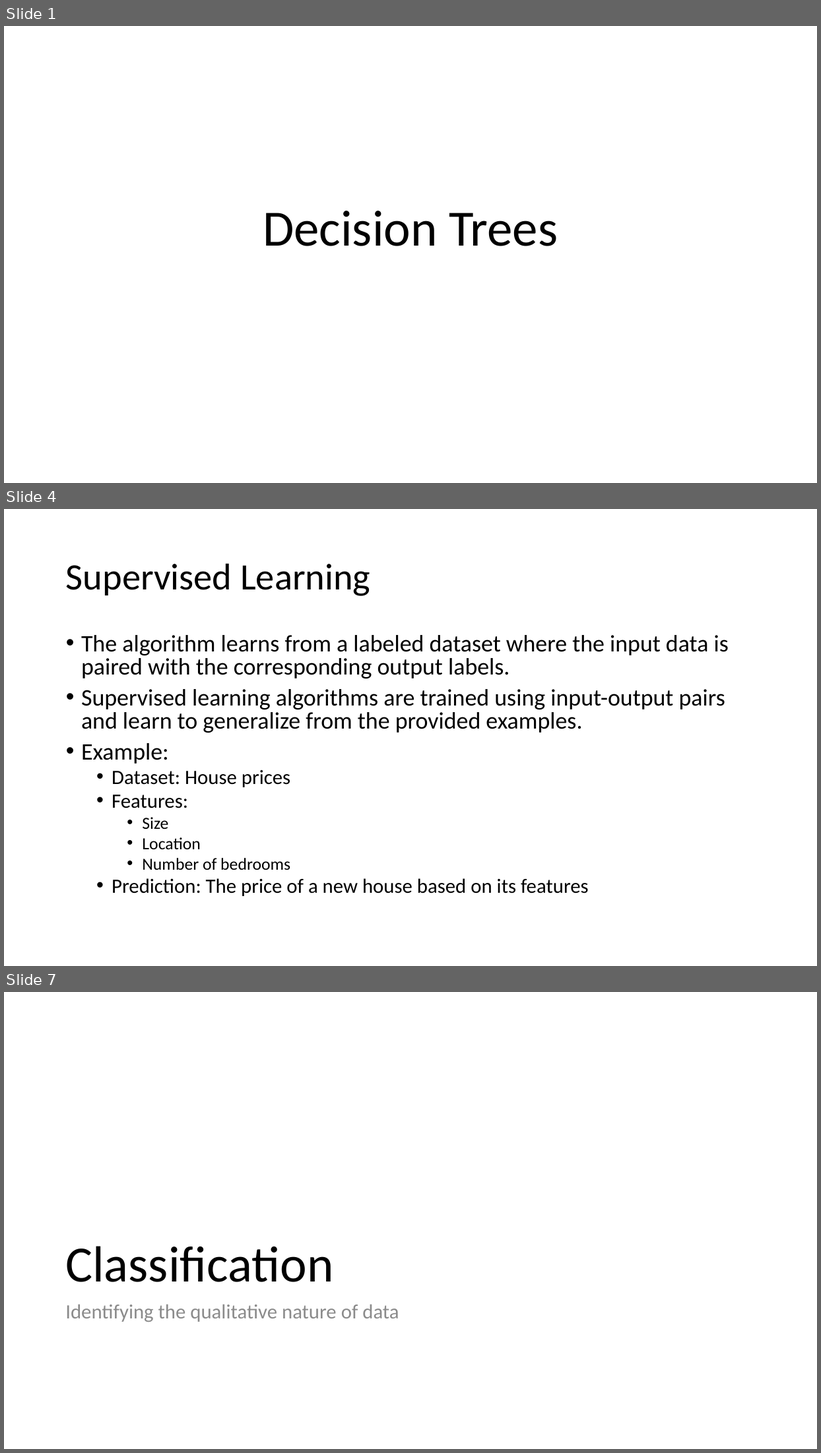
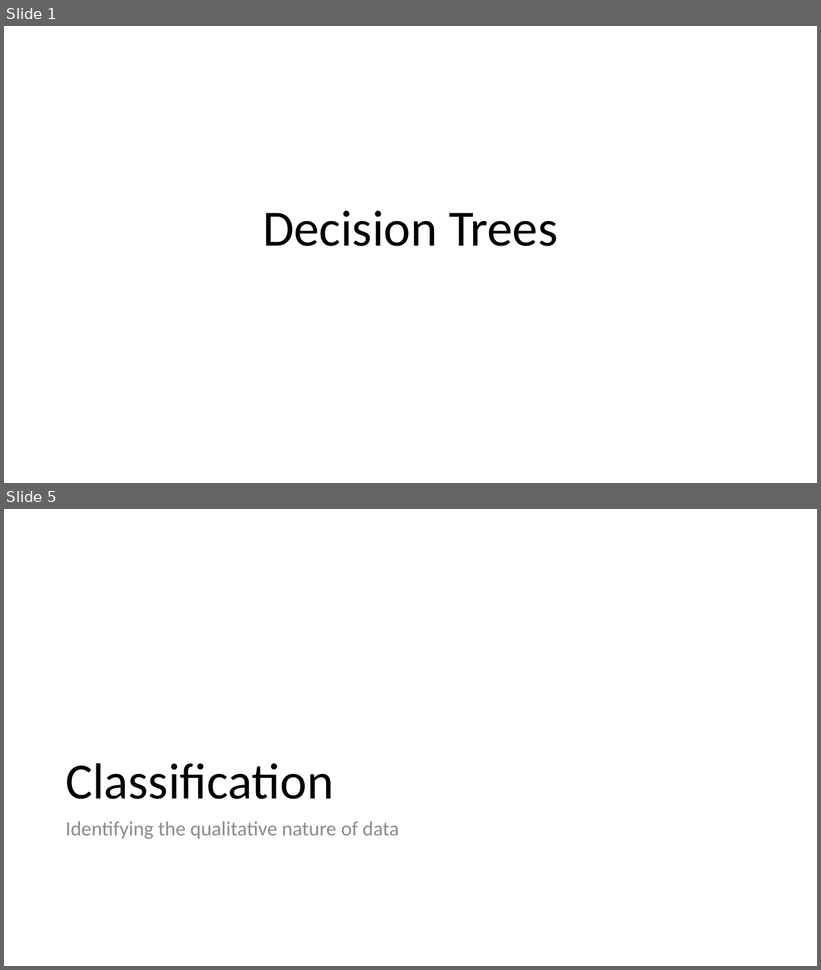
Before and after one commit to meenakshsundaram/AIML, a slide deck: DecisionTrees/DecisionTrees.pptx. Shown one above the other, each under a label of ours: slides 1, 4 and 7 before the commit, slides 1 and 5 after it; the slides between them are not shown. The pictures are 821x1453 and 821x970 pixels, drawn with LibreOffice and Linux fonts; fonts in the diff are those of the drawing. Boxes give left, top, right and bottom in pixels: in the first picture for what was removed or moved away, otherwise in the second. Text is boxed around its words. In the diff, an @@ line names an element or a change of style, - is before the commit and + after.

Commit message:
Condensed the Types of Machine Learning

```diff
--- a/DecisionTrees/DecisionTrees.pptx
+++ b/DecisionTrees/DecisionTrees.pptx
@@ slide 4 removed at (x1=4, y1=509, x2=817, y2=966), background #FFFFFF @@
@@ title removed at (x1=66, y1=563, x2=370, y2=596) @@
-Supervised Learning
@@ text removed at (x1=81, y1=635, x2=729, y2=896) @@
-• The algorithm learns from a labeled dataset where the input data is paired with the corresponding output labels.
-• Supervised learning algorithms are trained using input-output pairs and learn to generalize from the provided examples.
-• Example:
-  • Dataset: House prices
-  • Features:
-    • Size
-    • Location
-    • Number of bedrooms
-  • Prediction: The price of a new house based on its features
@@ what was slide 7 is now slide 5 @@
```
Also in this commit, not shown: 2 slides changed, 1 slide added, 2 other slides removed.
